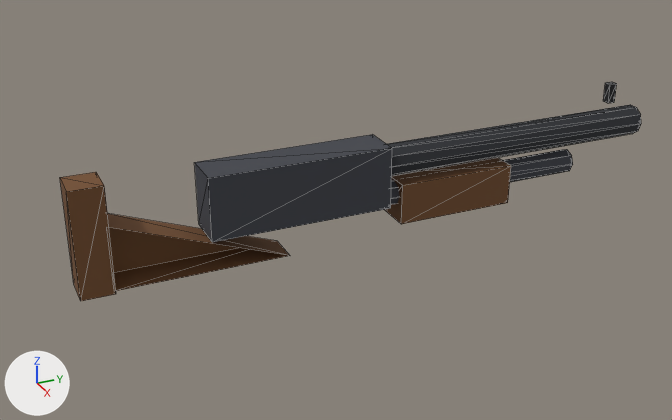
Before and after pictures for a commit that changed the glTF model assets/draft_pack/wep_shotgun.glb.
One viewpoint serves both versions: a 50 mm lens placed at (1.083, -0.448, 0.495), pointed at (-0.011, 0.045, -0.052). Every picture has the same lights, and +X, +Y and +Z are marked at lower left. The first picture is the older version. Mesh edges are drawn as thin lines. Vertices at exactly the same position are counted once.

Before the edit, the objects in view are built like this:
```python
me_wep_shotgun = bpy.data.meshes.new('wep_shotgun')
me_wep_shotgun.from_pydata(...)  # 82 vertices, 131 faces; spans x -0.03..0.03, y -0.322..0.55, z -0.095..0.08
# faces by material slot: [24, 36, 40, 31]
me_wep_shotgun.materials.append(mat_mat_1a1a1c)  # black #19191c
me_wep_shotgun.materials.append(mat_mat_292b30)  # dark grey #292b30
me_wep_shotgun.materials.append(mat_mat_40424a)  # dark grey #40424a
me_wep_shotgun.materials.append(mat_mat_734c2b)  # brown #734c2b
ob_wep_shotgun = bpy.data.objects.new('wep_shotgun', me_wep_shotgun)
ob_wep_shotgun.location = (0.0, 0.0, 0.0)
```
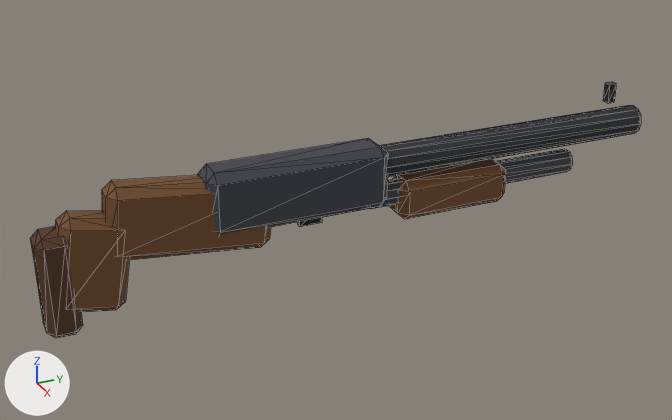
Edits to the bpy script that builds the scene:
```text
Add mat_mat_54361f:
    mat_mat_54361f = principled_material('mat_54361f')
    mat_mat_54361f.base_color = (0.089, 0.0363, 0.0134)  # brown #54361f
    mat_mat_54361f.roughness = 0.85
Change me_wep_shotgun:
    used by ob_wep_shotgun; location = (0.0, 0.0, 0.0)
    remove me_wep_shotgun.from_pydata(...)  # 82 vertices, 131 faces; spans x -0.03..0.03, y -0.322..0.55, z -0.095..0.08
    add me_wep_shotgun.from_pydata(...)  # 188 vertices, 336 faces; spans x -0.03..0.03, y -0.368..0.55, z -0.145..0.08
    me_wep_shotgun part 1: a new loose piece, a box spanning x -0.004..0.004, y -0.017..0.017, z -0.06..-0.03, in mat_mat_1a1a1c (black #19191c)
    me_wep_shotgun part 2: the loose piece of 8 vertices spanning x -0.03..0.03, y -0.15..0.11, z -0.045..0.045 is rebuilt with 24 vertices and now spans x -0.03..0.03, y -0.15..0.11, z -0.045..0.045
    me_wep_shotgun part 3: the loose piece of 8 vertices spanning x -0.024..0.024, y -0.322..-0.278, z -0.095..0.055 is rebuilt with 24 vertices and now spans x -0.024..0.024, y -0.354..-0.246, z -0.125..0.015
    me_wep_shotgun part 4: the loose piece of 8 vertices spanning x -0.026..0.026, y 0.13..0.31, z -0.075..-0.015 is rebuilt with 24 vertices and now spans x -0.026..0.026, y 0.13..0.31, z -0.075..-0.015
    me_wep_shotgun part 5: the loose piece of 6 vertices spanning x -0.025..0.025, y -0.28..-0.04, z -0.09..0.0 is rebuilt with 24 vertices and now spans x -0.025..0.025, y -0.283..-0.057, z -0.075..0.045
    me_wep_shotgun part 6: a new loose piece of 24 vertices spanning x -0.026..0.026, y -0.368..-0.322, z -0.145..-0.005, in mat_mat_54361f (brown #54361f)
    me_wep_shotgun part 7
    28 vertices are removed from x -0.019..0.019, y 0.09..0.55, z -0.053..0.037
    64 faces are deleted
    30 vertices are added at x -0.02..0.02, y 0.09..0.55, z -0.052..0.038
    6 new vertices lie (0.0, 0.46, 0.0) away from vertices in x -0.012..0.012, y 0.09, z -0.008..0.038
    44 new faces join them, mat_mat_292b30 (dark grey #292b30)
    36 new faces join them, mat_mat_40424a (dark grey #40424a)
    other edits to the shape of me_wep_shotgun do not show in these pictures
    add me_wep_shotgun.materials.append(mat_mat_54361f)  # brown #54361f
```

What differs and where, as boxes [x1, y1, x2, y2] in the pictures (672 x 420 px; the box of a moved part takes in the faces that stretch with it):
'wep_shotgun', reshaped (17% taller)
    before: [60, 82, 641, 301]
    after: [30, 82, 641, 338]
part 1 of me_wep_shotgun, added
    after: [298, 218, 322, 227]
part 2 of me_wep_shotgun, rebuilt (11% shorter)
    before: [194, 134, 392, 242]
    after: [198, 138, 388, 234]
part 3 of me_wep_shotgun, rebuilt
    before: [60, 172, 116, 301]
    after: [55, 210, 129, 312]
part 4 of me_wep_shotgun, rebuilt (7% narrower, 9% shorter)
    before: [385, 158, 511, 224]
    after: [389, 159, 506, 219]
part 5 of me_wep_shotgun, rebuilt (8% narrower, 9% taller)
    before: [107, 213, 290, 291]
    after: [102, 175, 271, 260]
part 6 of me_wep_shotgun, added (brown)
    after: [30, 226, 83, 338]
part 7 of me_wep_shotgun, moved or reshaped
    before: [387, 105, 641, 204]
    after: [370, 105, 641, 209]
